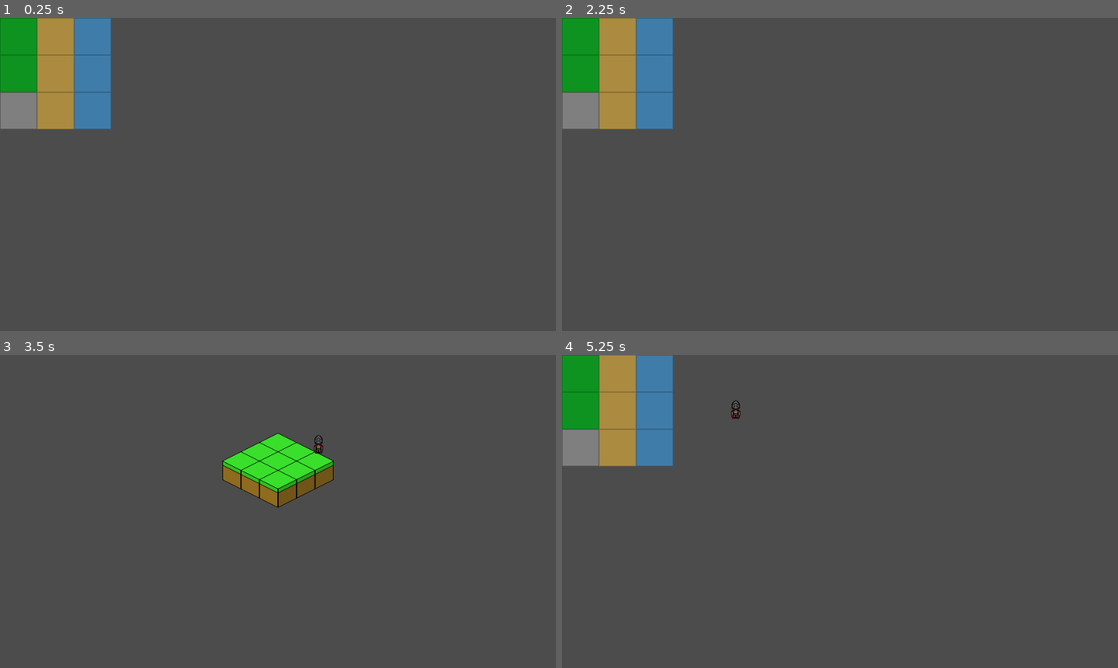
Above: before the commit, frames 1-4 (two rows, left to right).
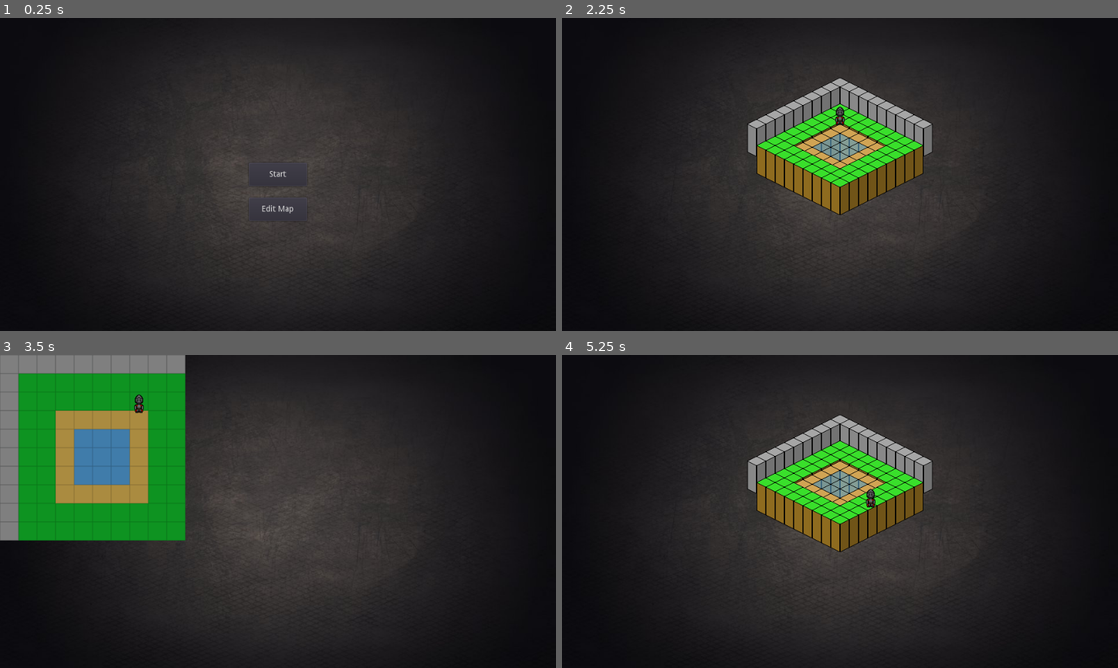
Above: after the commit, the same moments.

Repository: Tohzt/Dream_Katcher
Game: Godot game, scene res://System/Game.tscn
Two runs of this game, one before a commit and one after it. Both use one fixed random seed, a clock stepped at 60 frames per second and the inputs below.
Inputs (mouse positions are in pixels of both pictures, inside the frame that each line leads up to):
- Up to frame 1 (0.25 s): no input
- Up to frame 2 (2.25 s): click (840, 208) at 0.5 s, where only the run after the commit has a clickable "Edit Map"; click (595, 43) at 1.25 s, where only the run after the commit has a clickable "Back"; click (840, 174) at 2 s, where only the run after the commit has a clickable "Start"
- Up to frame 3 (3.5 s): tap Enter at 2.75 s; hold Right (ui_right) from 2.78 s (still down); hold Tab (ui_focus_next) from 2.78 s (still down)
- Up to frame 4 (5.25 s): release Right (ui_right) at 3.53 s; release Tab (ui_focus_next) at 3.53 s; hold Down (ui_down) 3.53-4.28 s; tap Tab (ui_focus_next) at 3.6, 5.1 s; hold Right (ui_right) 4.28-5.03 s; hold Tab (ui_focus_next) 4.28-5.03 s; hold Up (ui_up) from 5.03 s (still down)

The runs differ from the first frame. In frame 1, 87% of the frame differs, in the area x 0-100%, y 0-100%; in frame 2, 95%; in frame 3, 90%; in frame 4, 95%.

Commit message:
init map editor

Diff:
--- a/Environment/Environment.tscn
+++ b/Environment/Environment.tscn
@@ -8,9 +8,10 @@
 [node name="Orthographic" type="Sprite" parent="."]
 texture = ExtResource( 1 )
 centered = false
-hframes = 4
+hframes = 5
 
 [node name="Isometric" type="Sprite" parent="."]
 texture = ExtResource( 2 )
 centered = false
-offset = Vector2( -32, 0 )
+offset = Vector2( -16, 0 )
+hframes = 5
--- /dev/null
+++ b/Menu/Back.gd
@@ -0,0 +1,7 @@
+extends Button
+onready var Menu_Edit = get_parent()
+onready var Menu_Main = get_parent().get_parent().get_node("Main")
+
+func _on_Back():
+	Menu_Edit.visible = false
+	Menu_Main.visible = true
--- /dev/null
+++ b/Menu/Edit Map.gd
@@ -0,0 +1,7 @@
+extends Button
+onready var Menu_Main = get_parent()
+onready var Menu_Edit = get_parent().get_parent().get_node("Map Editor")
+
+func _on_Edit():
+	Menu_Edit.visible = true
+	Menu_Main.visible = false
--- /dev/null
+++ b/Menu/GridCell.gd
@@ -0,0 +1,8 @@
+extends Button
+
+var frame = 1
+onready var sprite = get_node("Sprite")
+
+func _on_change_frame():
+	frame = (frame + 1) % sprite.hframes
+	sprite.frame = frame
--- /dev/null
+++ b/Menu/GridCell.tscn
@@ -0,0 +1,18 @@
+[gd_scene load_steps=3 format=2]
+
+[ext_resource path="res://Environment/src/ground_ortho.png" type="Texture" id=1]
+[ext_resource path="res://Menu/GridCell.gd" type="Script" id=2]
+
+[node name="Cell" type="Button"]
+margin_right = 32.0
+margin_bottom = 32.0
+rect_min_size = Vector2( 32, 32 )
+script = ExtResource( 2 )
+
+[node name="Sprite" type="Sprite" parent="."]
+texture = ExtResource( 1 )
+centered = false
+hframes = 5
+frame = 1
+
+[connection signal="pressed" from="." to="." method="_on_change_frame"]
--- /dev/null
+++ b/Menu/Map Editor.gd
@@ -0,0 +1,31 @@
+extends Node2D
+
+onready var grid_container = get_node("GridContainer")
+onready var grid = grid_container.get_node("Grid")
+var cell: Button
+var width: int
+var height: int
+
+
+func _ready():
+	pass
+
+func _on_Build_Grid():
+	width = int(get_node("GridWidth").text)
+	height = int(get_node("GridHeight").text)
+	grid.columns = width
+	for n in grid.get_children():
+		grid.remove_child(n)
+	for i in width * height:
+		cell = load("res://Menu/GridCell.tscn").instance()
+		grid.add_child(cell)
+
+func _on_Save_Grid():
+	var index = 0
+	Global.tilemap = []
+	Global.tileheight = []
+	Global.grid = Vector2(width, height)
+	for i in grid.get_children():
+		Global.tilemap.append(grid.get_child(index).frame)
+		Global.tileheight.append(0.0)
+		index += 1
--- /dev/null
+++ b/Menu/Menu.gd
@@ -0,0 +1,16 @@
+extends Node2D
+
+
+# Declare member variables here. Examples:
+# var a = 2
+# var b = "text"
+
+
+# Called when the node enters the scene tree for the first time.
+func _ready():
+	pass # Replace with function body.
+
+
+# Called every frame. 'delta' is the elapsed time since the previous frame.
+#func _process(delta):
+#	pass
--- /dev/null
+++ b/Menu/Menu.tscn
@@ -0,0 +1,104 @@
+[gd_scene load_steps=6 format=2]
+
+[ext_resource path="res://Menu/Start.gd" type="Script" id=1]
+[ext_resource path="res://Menu/src/Background.jpg" type="Texture" id=2]
+[ext_resource path="res://Menu/Edit Map.gd" type="Script" id=3]
+[ext_resource path="res://Menu/Back.gd" type="Script" id=4]
+[ext_resource path="res://Menu/Map Editor.gd" type="Script" id=5]
+
+[node name="Menu" type="Node2D"]
+
+[node name="TextureRect" type="TextureRect" parent="."]
+margin_right = 786.0
+margin_bottom = 412.0
+texture = ExtResource( 2 )
+
+[node name="Main" type="Node2D" parent="."]
+
+[node name="Start" type="Button" parent="Main"]
+margin_left = 430.0
+margin_top = 250.0
+margin_right = 530.0
+margin_bottom = 290.0
+text = "Start"
+script = ExtResource( 1 )
+
+[node name="Edit" type="Button" parent="Main"]
+margin_left = 430.0
+margin_top = 310.0
+margin_right = 530.0
+margin_bottom = 350.0
+text = "Edit Map"
+script = ExtResource( 3 )
+
+[node name="Map Editor" type="Node2D" parent="."]
+visible = false
+script = ExtResource( 5 )
+
+[node name="GridContainer" type="CenterContainer" parent="Map Editor"]
+margin_right = 960.0
+margin_bottom = 540.0
+
+[node name="Grid" type="GridContainer" parent="Map Editor/GridContainer"]
+margin_left = 480.0
+margin_top = 270.0
+margin_right = 480.0
+margin_bottom = 270.0
+columns = 5
+
+[node name="Back" type="Button" parent="Map Editor"]
+margin_left = 30.0
+margin_top = 30.0
+margin_right = 80.0
+margin_bottom = 60.0
+text = "Back"
+script = ExtResource( 4 )
+
+[node name="Label" type="Label" parent="Map Editor"]
+margin_left = 760.0
+margin_right = 960.0
+margin_bottom = 133.0
+text = "
+
+
+Grid Width:
+
+Grid Heigt:
+
+"
+
+[node name="GridWidth" type="TextEdit" parent="Map Editor"]
+margin_left = 840.0
+margin_top = 48.0
+margin_right = 890.0
+margin_bottom = 68.0
+text = "5"
+caret_blink = true
+
+[node name="GridHeight" type="TextEdit" parent="Map Editor"]
+margin_left = 840.0
+margin_top = 80.0
+margin_right = 890.0
+margin_bottom = 100.0
+text = "5"
+caret_blink = true
+
+[node name="Build Grid" type="Button" parent="Map Editor"]
+margin_left = 792.0
+margin_top = 112.0
+margin_right = 892.0
+margin_bottom = 132.0
+text = "Update  Grid"
+
+[node name="Save Grid" type="Button" parent="Map Editor"]
+margin_left = 792.0
+margin_top = 144.0
+margin_right = 892.0
+margin_bottom = 164.0
+text = "Save Grid"
+
+[connection signal="pressed" from="Main/Start" to="Main/Start" method="_on_Start"]
+[connection signal="pressed" from="Main/Edit" to="Main/Edit" method="_on_Edit"]
+[connection signal="pressed" from="Map Editor/Back" to="Map Editor/Back" method="_on_Back"]
+[connection signal="pressed" from="Map Editor/Build Grid" to="Map Editor" method="_on_Build_Grid"]
+[connection signal="pressed" from="Map Editor/Save Grid" to="Map Editor" method="_on_Save_Grid"]
--- /dev/null
+++ b/Menu/Start.gd
@@ -0,0 +1,7 @@
+extends Button
+
+func _on_Start():
+	if !Global.root.get_node("YSort").has_node("Player"):
+		Global.root.get_node("YSort").add_child(Global.player)
+	Render.render()
+	get_parent().get_parent().queue_free()
--- a/Player/Player.gd
+++ b/Player/Player.gd
@@ -1,16 +1,44 @@
 extends Node2D
 
+var elevation: float = 0.1
+var elevation_climb: float = 0.1
 var speed: int = 200
 var velocity: Vector2 = Vector2.ZERO
+var grid_pos = Vector2.ZERO
+var pos_iso: Vector2 = Vector2.ZERO
+var pos_ortho: Vector2 = Vector2(100,100)
 
-func _input(event):
+func _ready():
+	pass
+
+func _input(_event):
 	#if event is InputEventKey:
 		#if event.is_pressed():
 			var input_direction = Input.get_vector("ui_left", "ui_right", "ui_up", "ui_down")
 			velocity = input_direction.normalized()
 
+func collision_check(pos):
+	var next_pos = pos_ortho + pos
+	var _grid_pos = Vector2.ZERO
+	_grid_pos.x = floor(next_pos.x / Global.cell.x)
+	_grid_pos.y = floor(next_pos.y / Global.cell.y)
+	# Perimeter Limit
+	if _grid_pos.x >= 0 && _grid_pos.x < Global.grid.x && _grid_pos.y >= 0 && _grid_pos.y < Global.grid.y:
+		var next_elevation = Global.tileheight[_grid_pos.x + _grid_pos.y * Global.grid.x]
+		# Height Check
+		if elevation + elevation_climb >= next_elevation:
+			elevation = next_elevation
+			pos_ortho += pos
+
+
 func _physics_process(delta):
-	position += velocity*delta*speed
-	$Player_Sprite.visible = true
-	if Isometric.renderPlayer:
-		$Player_Sprite.visible = false
+	grid_pos.x = floor(pos_ortho.x / Global.cell.x)
+	grid_pos.y = floor(pos_ortho.y / Global.cell.y)
+	collision_check(velocity*delta*speed)
+	if Render.renderIso:
+		pos_iso = Render.get_iso(pos_ortho)
+		position = pos_iso - Vector2(0,elevation*Global.cell.y)
+		z_index = Render.get_z_index(grid_pos.x, grid_pos.y)+1
+	else:
+		position = pos_ortho
+		z_index = 1
--- a/System/Control.gd
+++ /dev/null
@@ -1,19 +0,0 @@
-extends Control
-var test = "control test"
-onready var player: Node2D = Global.player
-var player_spr
-var player_pos: Vector2
-
-func _ready():
-		player_spr = player.get_node("Player_Sprite").get_texture()
-		player_pos = player.position
-		pass
-
-func _process(_delta):
-		player_pos = Isometric.get_pos(player.position)
-		update()
-
-func _draw():
-		if Isometric.renderPlayer:
-				var offset = Vector2(player_spr.get_width() / 2, player_spr.get_height())
-				draw_texture(player_spr, player_pos - offset)
--- a/System/Game.tscn
+++ b/System/Game.tscn
@@ -1,23 +1,25 @@
-[gd_scene load_steps=4 format=2]
+[gd_scene load_steps=5 format=2]
 
-[ext_resource path="res://Player/Player.tscn" type="PackedScene" id=1]
+[ext_resource path="res://Menu/Menu.gd" type="Script" id=1]
 [ext_resource path="res://System/System.gd" type="Script" id=2]
-[ext_resource path="res://System/Control.gd" type="Script" id=3]
+[ext_resource path="res://Menu/Menu.tscn" type="PackedScene" id=3]
+[ext_resource path="res://Menu/src/Background.jpg" type="Texture" id=4]
 
 [node name="Game" type="Node2D"]
 script = ExtResource( 2 )
 
-[node name="YSort" type="YSort" parent="."]
-
-[node name="CanvasLayer" type="CanvasLayer" parent="."]
-
-[node name="Control" type="Control" parent="CanvasLayer"]
+[node name="TextureRect" type="TextureRect" parent="."]
 margin_right = 40.0
 margin_bottom = 40.0
-script = ExtResource( 3 )
+texture = ExtResource( 4 )
+
+[node name="YSort" type="YSort" parent="."]
+sort_enabled = false
 
 [node name="Camera2D" type="Camera2D" parent="."]
 anchor_mode = 0
 current = true
 
-[node name="Player" parent="." instance=ExtResource( 1 )]
+[node name="Menu" parent="." instance=ExtResource( 3 )]
+z_index = 999
+script = ExtResource( 1 )
--- a/System/Global.gd
+++ b/System/Global.gd
@@ -1,35 +1,34 @@
 extends Node2D
 
-onready var player = get_tree().get_current_scene().get_node("Player")
+onready var player = load("res://Player/Player.tscn").instance()
 onready var root = get_tree().root.get_node("Game")
 onready var view = get_viewport().get_size()
-onready var view_o= load("res://System/Orthographic.gd").new()
-onready var view_i= load("res://System/Isometric.gd").new()
-onready var view_type = "ortho"
-onready var cell: Vector2 = Vector2(64, 64)
-onready var tilesize: Vector2 = Vector2(cell.x/2, cell.x/4)
-onready var offset = Vector2(view.x/2, view.y/4)
-onready var tilemap = {
-	Vector2(0,0): 0, Vector2(1,0): 1, Vector2(2,0): 2,
-	Vector2(0,1): 0, Vector2(1,1): 1, Vector2(2,1): 2,
-	Vector2(0,2): 3, Vector2(1,2): 1, Vector2(2,2): 2
-}
 
-func _ready():
-	print("global", player)
-	pass
+onready var grid: Vector2 = Vector2(10, 10)
+onready var cell: Vector2 = Vector2(32, 32)
 
-func toggle_view_type():
-	Isometric.renderPlayer = !Isometric.renderPlayer
-	if view_type == "ortho":
-		view_type = "iso"
-	elif view_type == "iso":
-		view_type = "ortho"
-
-func render():
-	if view_type == "ortho":
-		for graphic in view_o.render():
-			root.get_node("YSort").add_child(graphic)
-	elif view_type == "iso":
-		for graphic in view_i.render():
-			root.get_node("YSort").add_child(graphic)
+# 0-Grass, 2-Sand, 3-Water, 4-Stone
+onready var tilemap = [
+	4, 4, 4, 4, 4, 4, 4, 4, 4, 4,
+	4, 1, 1, 1, 1, 1, 1, 1, 1, 1,
+	4, 1, 1, 1, 1, 1, 1, 1, 1, 1,
+	4, 1, 1, 2, 2, 2, 2, 2, 1, 1,
+	4, 1, 1, 2, 3, 3, 3, 2, 1, 1,
+	4, 1, 1, 2, 3, 3, 3, 2, 1, 1,
+	4, 1, 1, 2, 3, 3, 3, 2, 1, 1,
+	4, 1, 1, 2, 2, 2, 2, 2, 1, 1,
+	4, 1, 1, 1, 1, 1, 1, 1, 1, 1,
+	4, 1, 1, 1, 1, 1, 1, 1, 1, 1
+]
+onready var tileheight = [
+	1.0, 1.0, 1.0, 1.0, 1.0, 1.0, 1.0, 1.0, 1.0, 1.0,
+	1.0, 0.1, 0.1, 0.1, 0.1, 0.1, 0.1, 0.1, 0.1, 0.1,
+	1.0, 0.1, 0.1, 0.1, 0.1, 0.1, 0.1, 0.1, 0.1, 0.1,
+	1.0, 0.1, 0.1, 0.0, 0.0, 0.0, 0.0, 0.0, 0.1, 0.1,
+	1.0, 0.1, 0.1, 0.0, 0.0, 0.0, 0.0, 0.0, 0.1, 0.1,
+	1.0, 0.1, 0.1, 0.0, 0.0, 0.0, 0.0, 0.0, 0.1, 0.1,
+	1.0, 0.1, 0.1, 0.0, 0.0, 0.0, 0.0, 0.0, 0.1, 0.1,
+	1.0, 0.1, 0.1, 0.0, 0.0, 0.0, 0.0, 0.0, 0.1, 0.1,
+	1.0, 0.1, 0.1, 0.1, 0.1, 0.1, 0.1, 0.1, 0.1, 0.1,
+	1.0, 0.1, 0.1, 0.1, 0.1, 0.1, 0.1, 0.1, 0.1, 0.1
+]
--- a/System/Isometric.gd
+++ /dev/null
@@ -1,21 +0,0 @@
-extends Node
-var tiles = []
-var renderPlayer: bool = false
-
-func _ready():
-	pass
-
-func get_pos(pos):
-	var iso_pos: Vector2 = Vector2.ZERO
-	iso_pos.x = (pos.x - pos.y) * 0.50 + Global.view.x * 0.50
-	iso_pos.y = (pos.x + pos.y) * 0.25 + Global.view.y * 0.25
-	return iso_pos
-
-func render():
-	for tile in Global.tilemap:
-		var ground = load("res://Environment/Environment.tscn").instance()
-		ground.position = get_pos(tile * Global.cell)
-		ground.get_node("Isometric").set_visible(true)
-		ground.get_node("Orthographic").set_visible(false)
-		tiles.append(ground)
-	return tiles
--- a/System/Orthographic.gd
+++ /dev/null
@@ -1,21 +0,0 @@
-extends Node
-
-var tiles = []
-var tilesize: Vector2 = Vector2(64, 64)
-var tilemap = {
-	Vector2(0,0): 0, Vector2(1,0): 1, Vector2(2,0): 2,
-	Vector2(0,1): 0, Vector2(1,1): 1, Vector2(2,1): 2,
-	Vector2(0,2): 3, Vector2(1,2): 1, Vector2(2,2): 2
-}
-
-func render():
-	var environment = load("res://Environment/Environment.tscn")
-	for tile in tilemap:
-		var ground = environment.instance()
-		ground.position = tilesize*tile
-		ground.get_node("Orthographic").set_frame(tilemap[tile])
-		ground.get_node("Isometric").set_visible(false)
-		ground.get_node("Orthographic").set_visible(true)
-		tiles.append(ground)
-
-	return tiles
--- /dev/null
+++ b/System/Render.gd
@@ -0,0 +1,69 @@
+extends Node
+var tiles = []
+var renderIso: bool = true
+var environment = load("res://Environment/Environment.tscn")
+
+func toggle_view_type():
+	renderIso = !renderIso
+
+func get_iso(pos):
+	var iso_pos: Vector2 = Vector2.ZERO
+	iso_pos.x = (pos.x - pos.y) * 0.50 + Global.view.x * 0.50
+	iso_pos.y = (pos.x + pos.y) * 0.25 + Global.view.y * 0.25
+	return iso_pos
+
+func get_z_index(x, y):
+	return x + y
+
+func isometric():
+	var index = 0
+	var x_index = 0
+	var y_index = 0
+	for tile in Global.tilemap:
+		var ground = environment.instance()
+		var elevation = Global.tileheight[index]*Global.cell.y
+		ground.position = get_iso(Vector2(x_index, y_index)*Global.cell)
+		ground.position.y -= elevation
+		ground.z_index = get_z_index(x_index, y_index)
+		ground.get_node("Isometric").set_frame(tile)
+		ground.get_node("Isometric").set_visible(true)
+		ground.get_node("Orthographic").set_visible(false)
+		tiles.append(ground)
+
+		index += 1
+		if index % int(Global.grid.x) == 0:
+			y_index += 1
+		x_index = index % int(Global.grid.x)
+	return tiles
+
+func orthographic():
+	var index = 0
+	var x_index = 0
+	var y_index = 0
+	for tile in Global.tilemap:
+		var ground = environment.instance()
+		ground.position = Vector2(x_index, y_index)*Global.cell
+		ground.get_node("Orthographic").set_frame(tile)
+		ground.get_node("Isometric").set_visible(false)
+		ground.get_node("Orthographic").set_visible(true)
+		tiles.append(ground)
+
+		index += 1
+		if index % int(Global.grid.x) == 0:
+			y_index += 1
+		x_index = index % int(Global.grid.x)
+	return tiles
+
+func render():
+	tiles = []
+	for n in Global.root.get_node("YSort").get_children():
+		if n.name != "Player":
+			Global.root.get_node("YSort").remove_child(n)
+	if renderIso:
+		Global.player.position = Global.player.pos_iso
+		for graphic in isometric():
+			Global.root.get_node("YSort").add_child(graphic)
+	else:
+		Global.player.position = Global.player.pos_ortho
+		for graphic in orthographic():
+			Global.root.get_node("YSort").add_child(graphic)
--- a/System/System.gd
+++ b/System/System.gd
@@ -1,13 +1,14 @@
 extends Node2D
 
-func _ready():
-	Global.render()
+func _input(event):
+	if event.is_action_pressed("ui_cancel"):
+		var menu = load("res://Menu/Menu.tscn").instance()
+		menu.z_index = 999
+		Global.root.add_child(menu)
 
-func _input(event):
 	if event.is_action_pressed("ui_focus_next"):
-		for n in get_node("YSort").get_children(): get_node("YSort").remove_child(n)
-		Global.toggle_view_type()
-		Global.render()
+		Render.toggle_view_type()
+		Render.render()
 
 func _physics_process(_delta):
 	pass
--- a/project.godot
+++ b/project.godot
@@ -17,7 +17,7 @@
 [autoload]
 
 Global="*res://System/Global.gd"
-Isometric="*res://System/Isometric.gd"
+Render="*res://System/Render.gd"
 
 [display]
 
Binary file changed: Environment/src/ground_iso.png
Binary file changed: Environment/src/ground_ortho.png
Binary file added: Menu/src/Background.jpg
Not shown, changed: Menu/src/Background.jpg.import
Binary file added: Menu/src/grid_cell.png
Not shown, added: Menu/src/grid_cell.png.import
